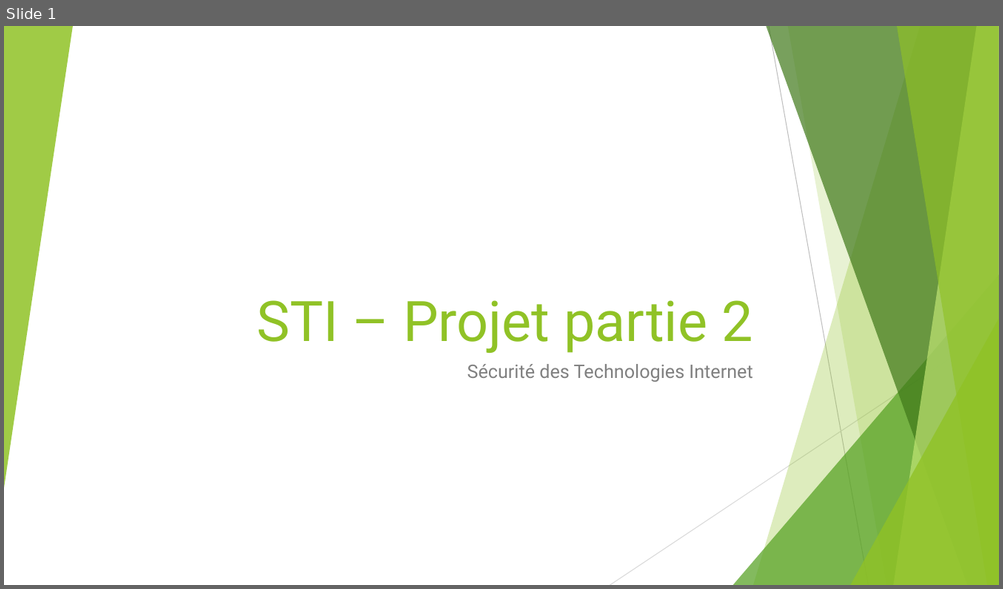
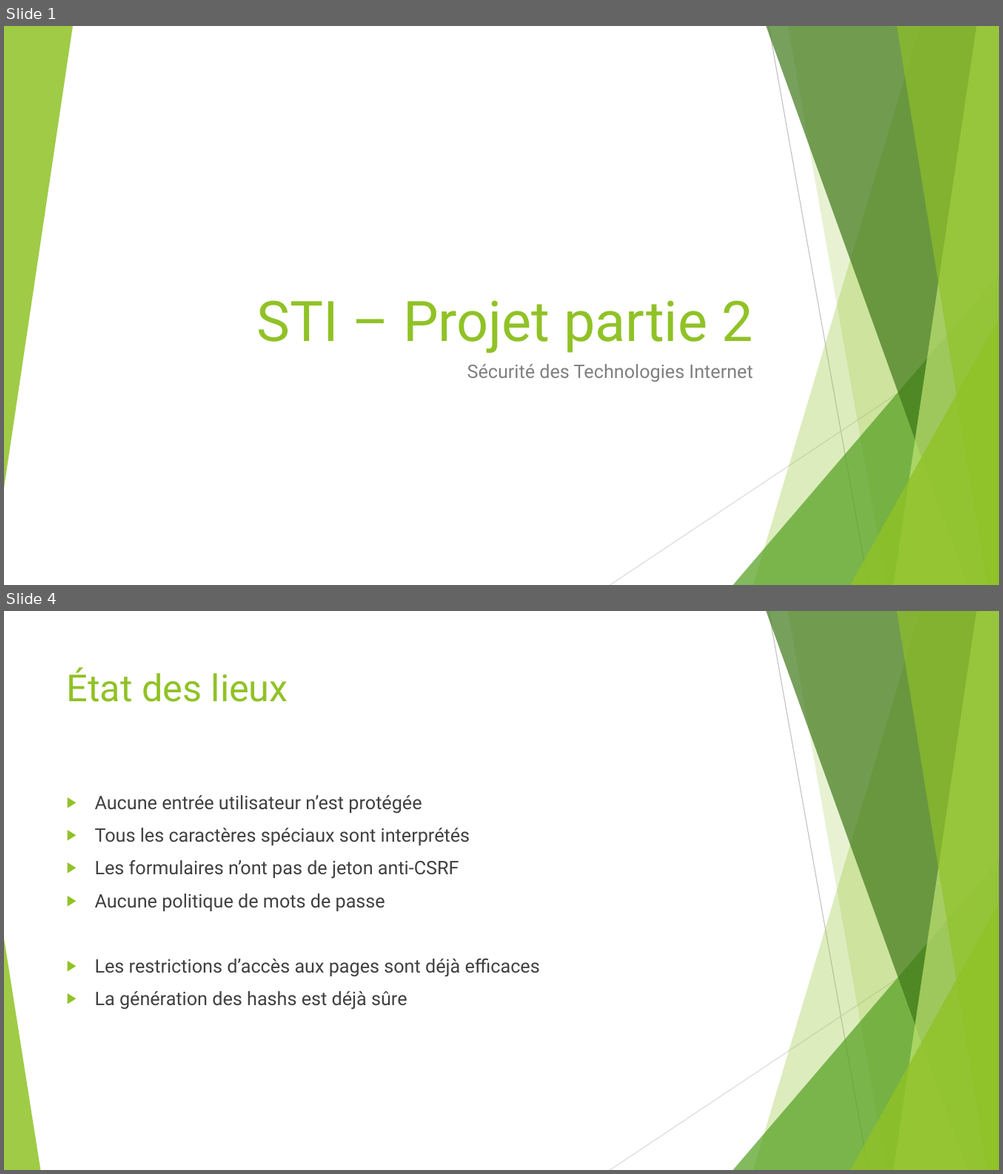
Before and after one commit to asuto4ka/html, a slide deck: Présentation/STI_Schowing_Zharkova.pptx. Shown one above the other, each under a label of ours: slide 1 before the commit, slides 1 and 4 after it; the slides between them are not shown. The pictures are 1003x589 and 1003x1174 pixels, drawn with LibreOffice and Linux fonts; fonts in the diff are those of the drawing. Boxes give left, top, right and bottom in pixels: in the first picture for what was removed or moved away, otherwise in the second. Text is boxed around its words. In the diff, an @@ line names an element or a change of style, - is before the commit and + after.

```diff
--- a/Présentation/STI_Schowing_Zharkova.pptx
+++ b/Présentation/STI_Schowing_Zharkova.pptx
@@ slide 4 added at bbox=[4, 611, 999, 1170], background #FFFFFF; not listed: 9 template elements that a slide beside it also shows @@
@@ title added at bbox=[67, 667, 288, 702], 36 pt, text #90C226 @@
+État des lieux
@@ text added at bbox=[95, 795, 540, 1010], 18 pt, text #404040 @@
+▶ Aucune entrée utilisateur n’est protégée
+▶ Tous les caractères spéciaux sont interprétés
+▶ Les formulaires n’ont pas de jeton anti-CSRF
+▶ Aucune politique de mots de passe
+▶ Les restrictions d’accès aux pages sont déjà efficaces
+▶ La génération des hashs est déjà sûre
@@ triangle added at bbox=[4, 939, 40, 1170], fill #90C226 at 85% opacity @@
```
Also in this commit, not shown: 3 slides changed, 16 other slides added.
